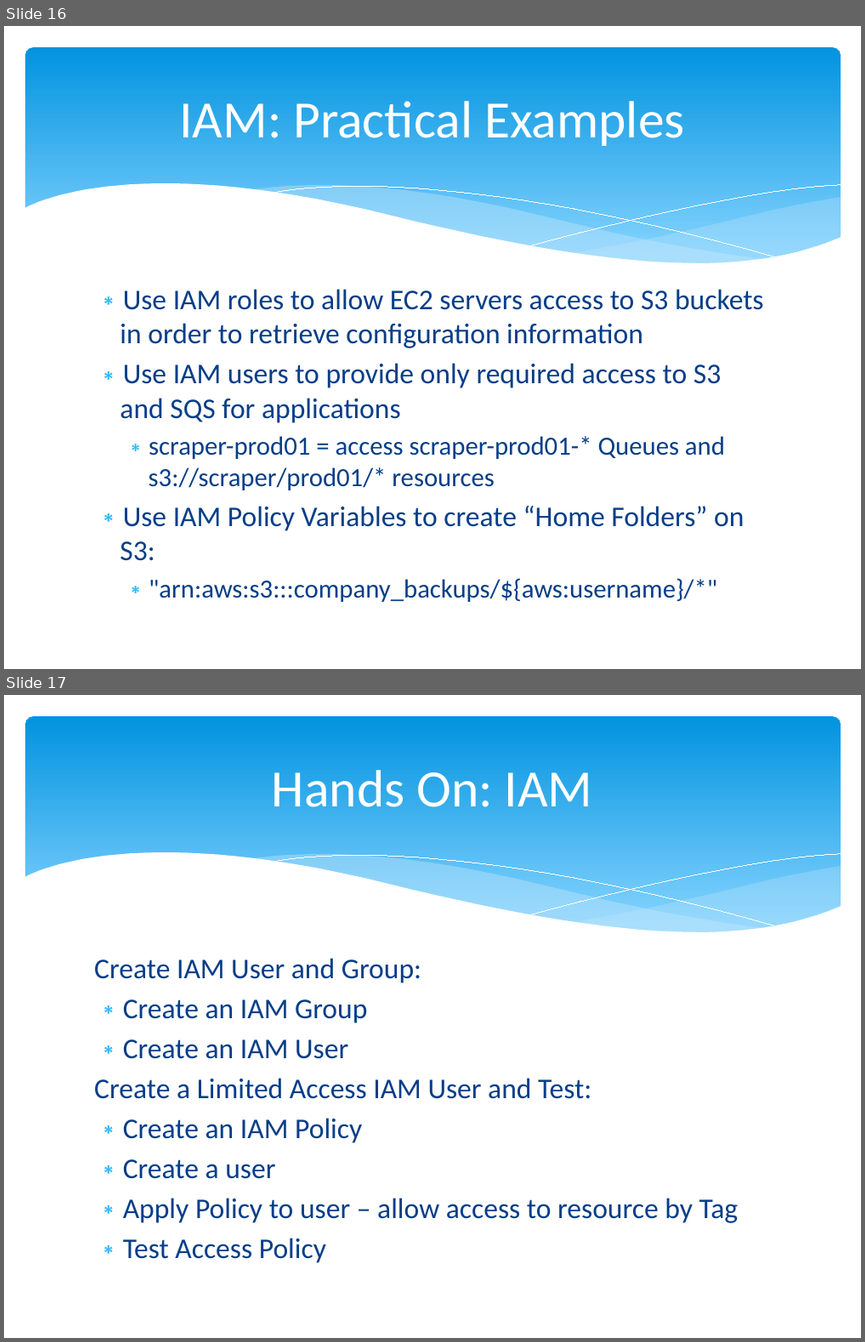
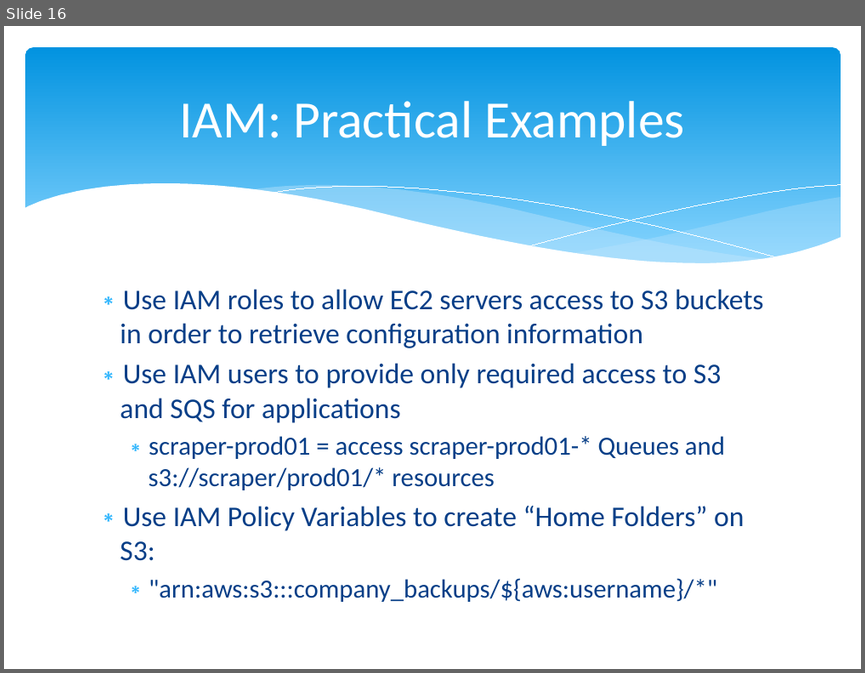
Before and after one commit to cloudavail/awstraining, a slide deck: aws-iam/aws-iam.pptx. Shown one above the other, each under a label of ours: slides 16 and 17 before the commit, slide 16 after it. The pictures are 865x1342 and 865x673 pixels, drawn with LibreOffice and Linux fonts; fonts in the diff are those of the drawing. Boxes give left, top, right and bottom in pixels: in the first picture for what was removed or moved away, otherwise in the second. Text is boxed around its words. In the diff, an @@ line names an element or a change of style, - is before the commit and + after.

```diff
--- a/aws-iam/aws-iam.pptx
+++ b/aws-iam/aws-iam.pptx
@@ slide 17 removed at bbox=[4, 695, 861, 1338], background #FFFFFF; not listed: 6 template elements that a slide beside it also shows @@
@@ title removed at bbox=[272, 770, 593, 807] @@
-Hands On: IAM
@@ text removed at bbox=[94, 958, 738, 1263] @@
-Create IAM User and Group:
-∗ Create an IAM Group
-∗ Create an IAM User
-Create a Limited Access IAM User and Test:
-∗ Create an IAM Policy
-∗ Create a user
-∗ Apply Policy to user – allow access to resource by Tag
-∗ Test Access Policy
```
Also in this commit, not shown: 13 other files.
